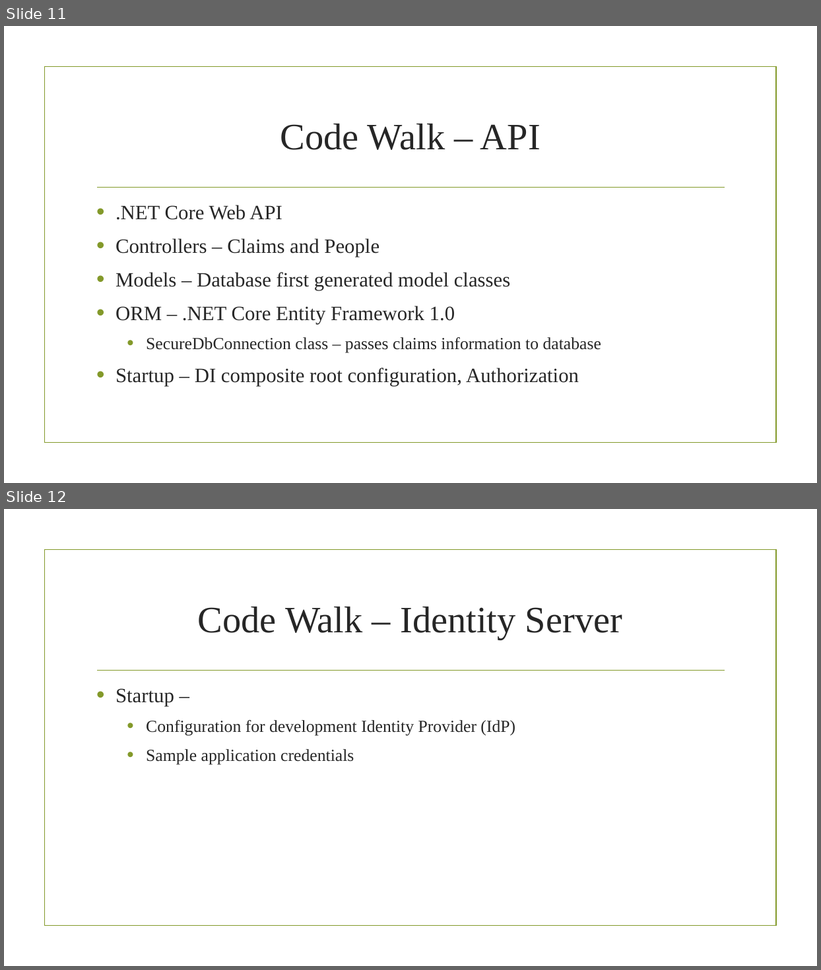
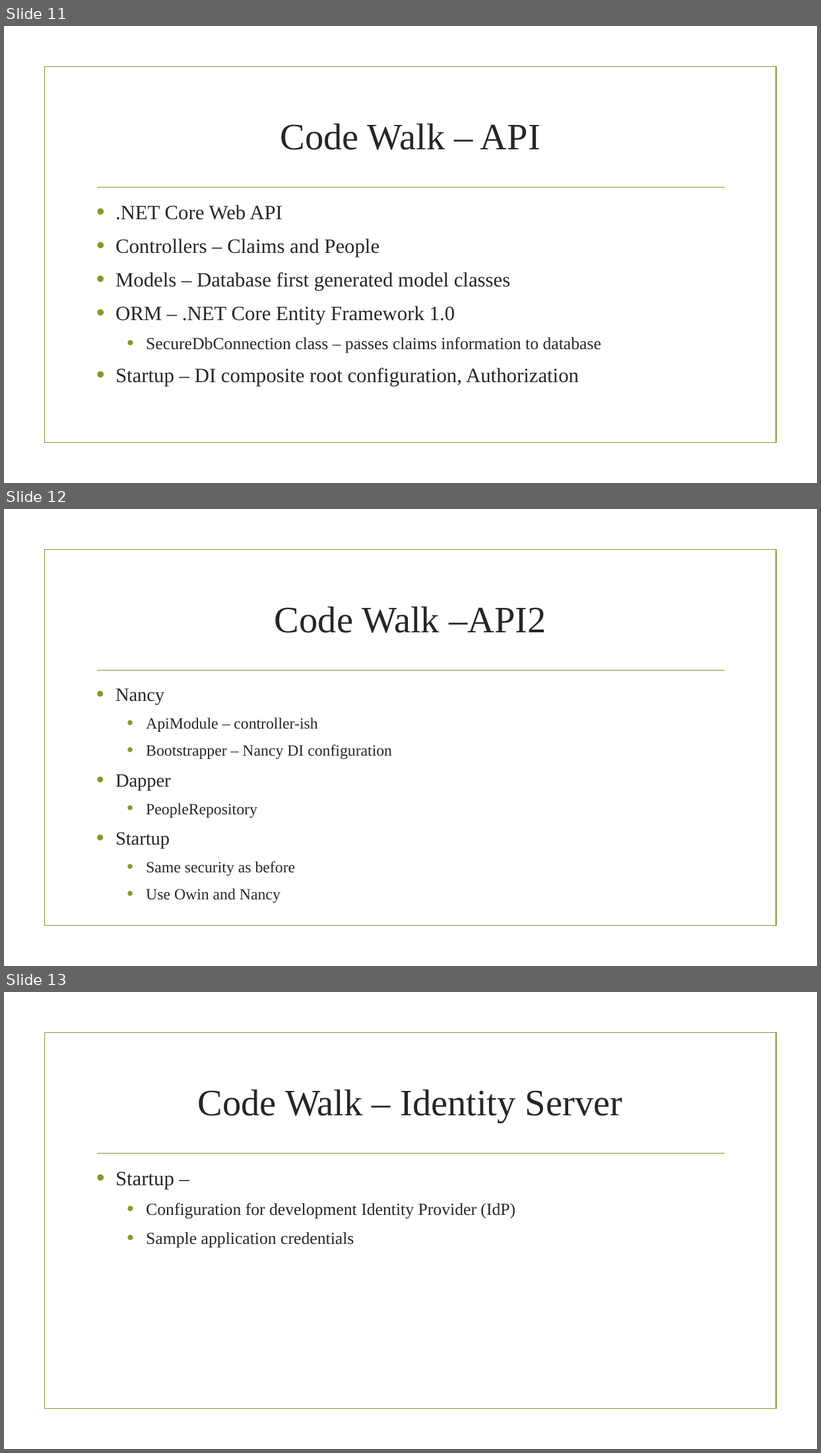
Before and after one commit to AaronWells/DotNext, a slide deck: Claims and Database Integrated Security.pptx. Shown one above the other, each under a label of ours: slides 11 and 12 before the commit, slides 11, 12 and 13 after it. The pictures are 821x970 and 821x1453 pixels, drawn with LibreOffice and Linux fonts; fonts in the diff are those of the drawing; background and template pictures are left out. Boxes give left, top, right and bottom in pixels: in the first picture for what was removed or moved away, otherwise in the second. Text is boxed around its words. In the diff, an @@ line names an element or a change of style, - is before the commit and + after.

Commit message:
updates to presentation

```diff
--- a/Claims and Database Integrated Security.pptx
+++ b/Claims and Database Integrated Security.pptx
@@ slide 12 added at (4, 509, 817, 966), background picture (left out); not listed: 2 template elements that a slide beside it also shows @@
@@ title added at (275, 607, 546, 633), 44 pt, text #262626 @@
+Code Walk –API2
@@ text added at (116, 689, 392, 903), 18.5 pt, text #262626 @@
+• Nancy
+  • ApiModule – controller-ish
+  • Bootstrapper – Nancy DI configuration
+• Dapper
+  • PeopleRepository
+• Startup
+  • Same security as before
+  • Use Owin and Nancy
@@ what was slide 12 is now slide 13 @@
```
